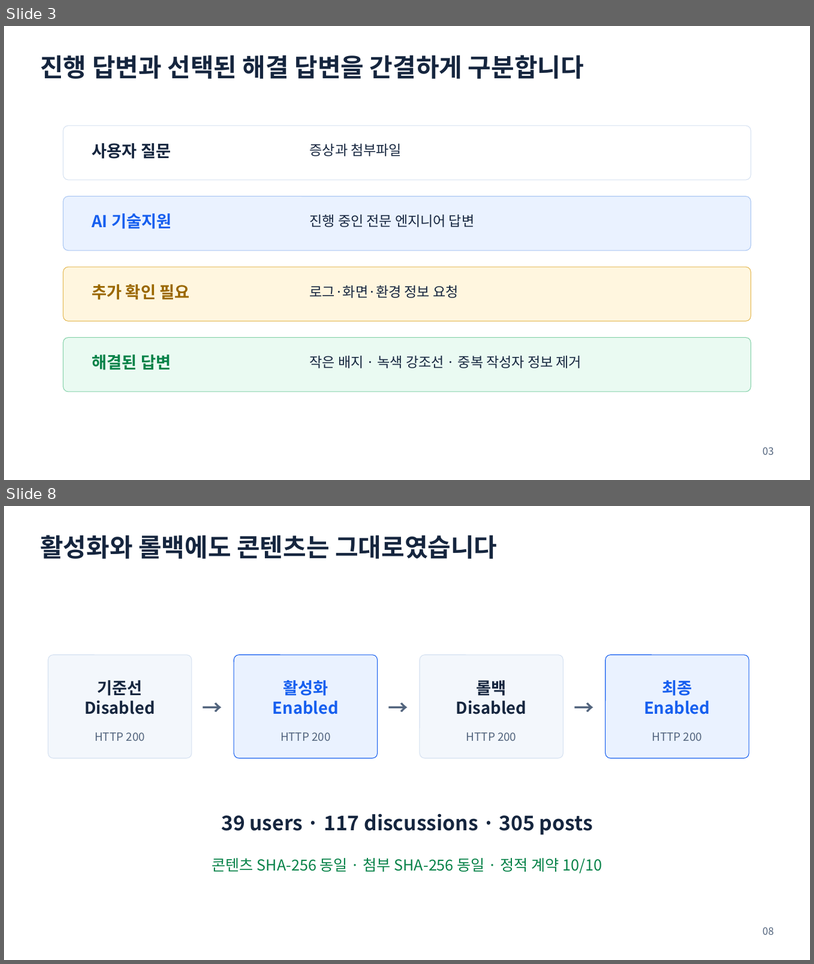
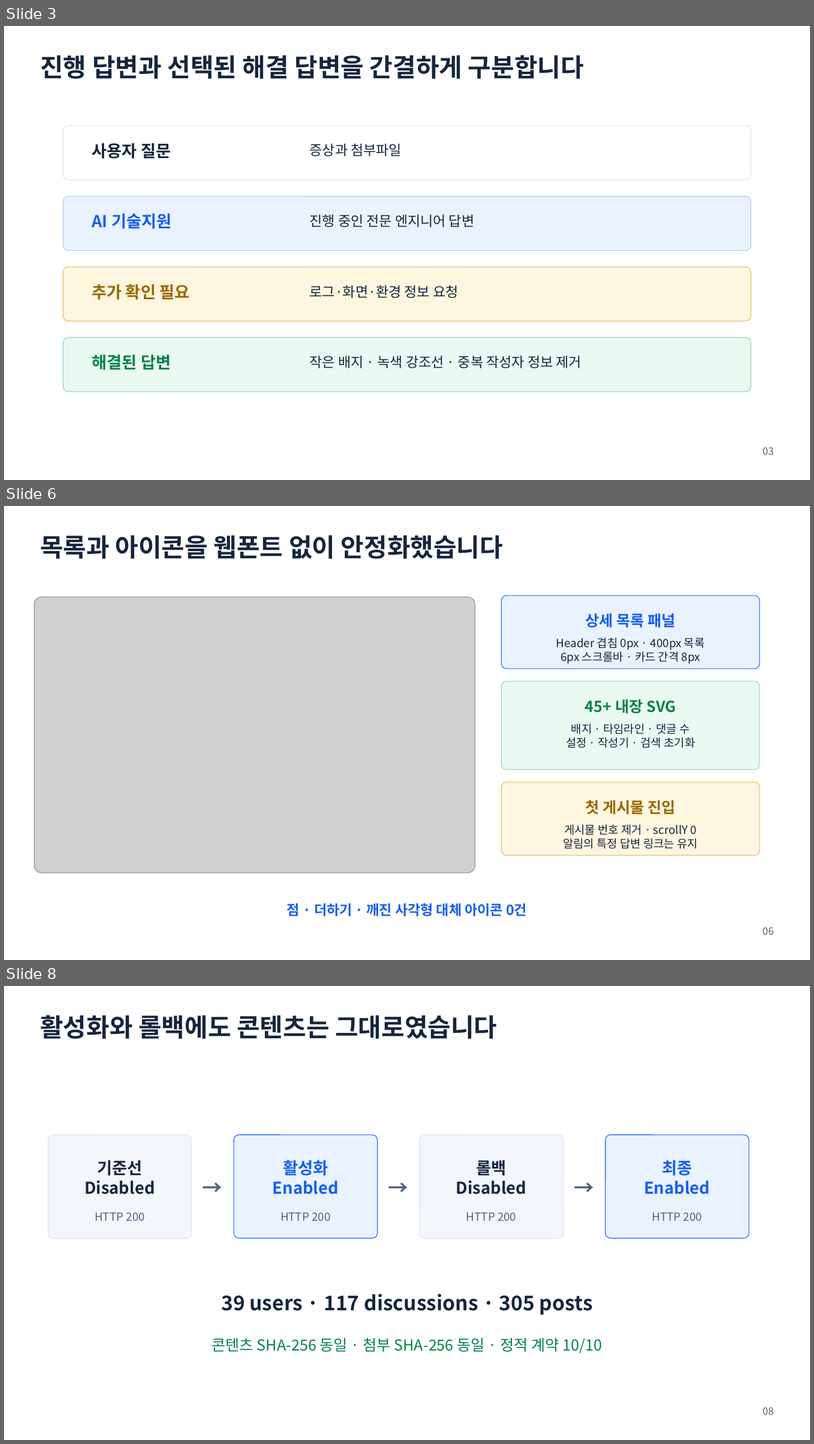
Before and after one commit to ablecloud-team/ablestack-techflow, a slide deck: output/presentation/techflow-community-ui-modernization.pptx. Shown one above the other, each under a label of ours: slides 3 and 8 before the commit, slides 3, 6 and 8 after it; the slides between them are not shown. The pictures are 814x964 and 814x1444 pixels, drawn with LibreOffice and Linux fonts; fonts in the diff are those of the drawing; grey boxes stand for pictures. Boxes give left, top, right and bottom in pixels: in the first picture for what was removed or moved away, otherwise in the second. Text is boxed around its words. In the diff, an @@ line names an element or a change of style, - is before the commit and + after.

Commit message:
Community 아이콘과 상세 탐색 사용성 개선

```diff
--- a/output/presentation/techflow-community-ui-modernization.pptx
+++ b/output/presentation/techflow-community-ui-modernization.pptx
@@ slide 6 added at [4,506,810,960], background #FFFFFF @@
@@ text added at [40,535,503,559], 30 pt, text #15253E, bold @@
+목록과 아이콘을 웹폰트 없이 안정화했습니다
@@ rounded rectangle added at [502,595,760,669], fill #EAF2FF, outline #155EEF 0.75 pt @@
@@ picture added at [34,597,475,873] @@
@@ text added at [585,613,676,628], 18 pt, text #155EEF, bold @@
+상세 목록 패널
@@ text added at [557,637,705,664], 13.5 pt, text #15253E @@
+Header 겹침 0px · 400px 목록
+6px 스크롤바 · 카드 간격 8px
@@ rounded rectangle added at [502,681,760,770], fill #EAFAF2, outline #86D2AA 0.75 pt @@
@@ text added at [585,699,676,714], 18 pt, text #078248, bold @@
+45+ 내장 SVG
@@ text added at [566,723,695,748], 13.5 pt, text #15253E @@
+배지 · 타임라인 · 댓글 수
+설정 · 작성기 · 검색 초기화
@@ rounded rectangle added at [502,782,760,855], fill #FFF6DF, outline #E4B955 0.75 pt @@
@@ text added at [585,800,676,814], 18 pt, text #9A6700, bold @@
+첫 게시물 진입
@@ text added at [563,824,698,849], 13.5 pt, text #15253E @@
+게시물 번호 제거 · scrollY 0
+알림의 특정 답변 링크는 유지
@@ text added at [287,903,527,916], 16.5 pt, text #155EEF, bold @@
+점 · 더하기 · 깨진 사각형 대체 아이콘 0건
@@ text added at [763,927,774,934], 12 pt, text #52647D @@
+06
```
Also in this commit, not shown: 5 slides changed, 1 slide removed, 13 other files.
